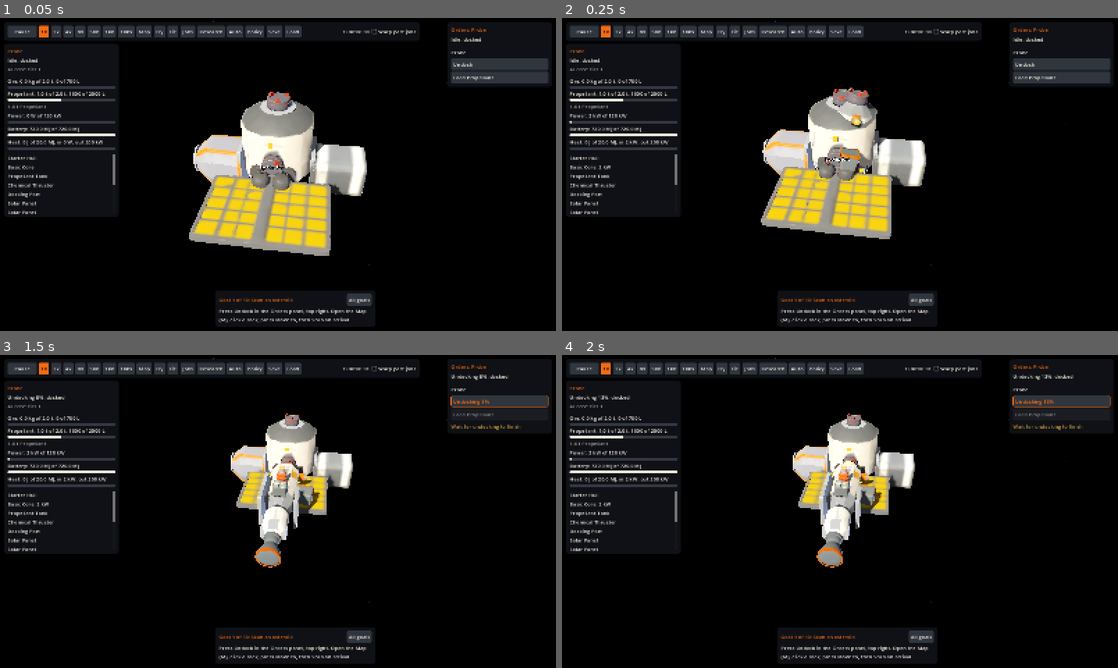
Above: before the commit, frames 1-4 (two rows, left to right).
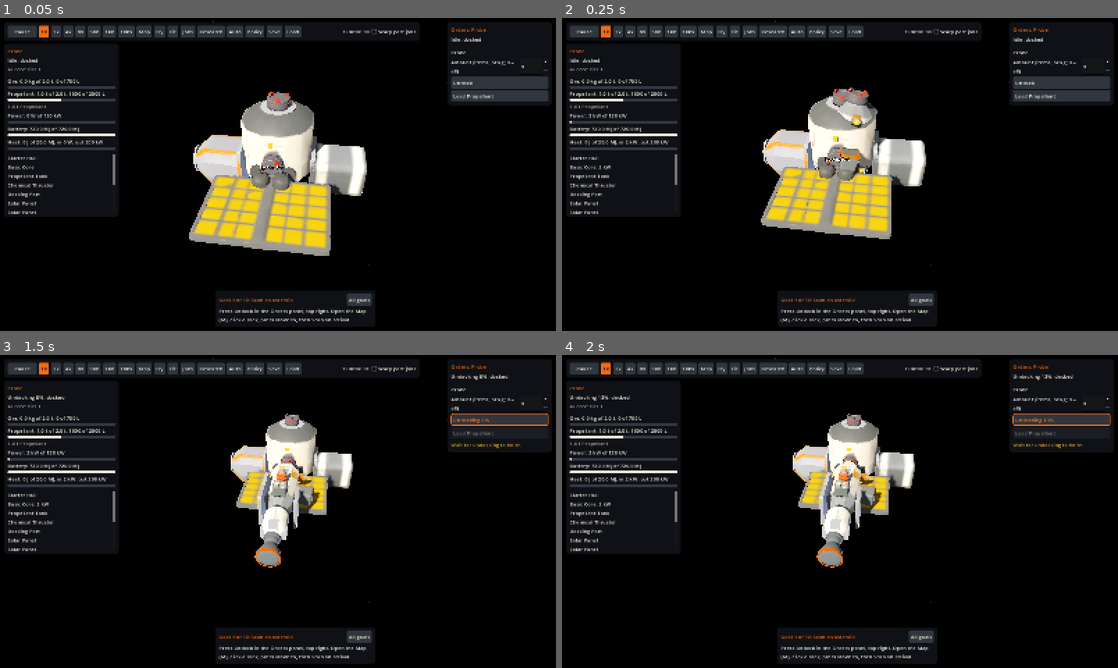
Above: after the commit, the same moments.

Repository: Tunje/spacejunk
Game: Godot game, scene res://client/main.tscn
Same seed, same stepped clock (60 frames per second), same inputs: the game is played once before the commit and once after it.
Inputs:
- Up to frame 1 (0.05 s): no input
- Up to frame 2 (0.25 s): no input
- Up to frame 3 (1.5 s): click "Undock" at 0.5 s; click "1x" at 1.25 s
- Up to frame 4 (2 s): no input

The runs differ from the first frame. In frame 1, 1.8% of the frame differs, in the area x 81-99%, y 12-27%; in frame 2, 1.8%; in frame 3, 1.9%, in the area x 81-99%, y 12-30%; in frame 4, 1.9%.

Commit message:
Take command of any unit, stations included; amounts for Unload and Load; Frost landing advice in the research hint (D31)
Selecting a station still targets it (to dock at it); the order panel offers
Take command of it, after which its orders, Auto's assign core among them, go to
it. Unload and Load take an amount, whole items or kilograms, all by default.

Co-Authored-By: Claude Opus 5.5 <noreply@anthropic.com>

Diff:
--- a/client/ui/goal_tracker.gd
+++ b/client/ui/goal_tracker.gd
@@ -50,7 +50,7 @@
 	{ "id": "haul", "title": "Haul ore to the station",
 		"hint": "With the probe docked at your station, Unload ore into it. Fit an Ore Storage first if the station has no ore hold." },
 	{ "id": "research", "title": "Prove a new tech",
-		"hint": "Fit a Research Lab and a Basic Core on the statio …(171 unchanged characters)…  prototype and bench-test it at the lab." },
+		"hint": "Fit a Research Lab and a Basic Core on the statio …(171 unchanged characters)…  prototype and bench-test it at the lab. To land on Frost too, fill the tank from White Rock's ice first, empty the goods hold, and leave straight from the station: the landing and the climb back take most of a tank." },
 	{ "id": "drone", "title": "Build a mining drone",
 		"hint": "Fabricate a Small Craft: it appears bare at a free port. Fabricate a Small Solar Panel, Small Heat Radiator, Small Propellant Tank, Small Thruster, Small Ore Container and Small Mining Laser, and fit them in that order with Fit (G). The thruster goes under the tank." },
 	{ "id": "handover", "title": "Hand the job to an AI core",
--- a/client/ui/order_list.gd
+++ b/client/ui/order_list.gd
@@ -103,6 +103,16 @@
 			_add(orders, label, commanded, "measure", { "target": body, "kind": kind }, "Measure %s" % kind)
 
 
+## Sets how much an Unload or Load moves: `count` whole items for an item with a
+## unit mass, otherwise `count` kilograms; 0 leaves it out, which moves all that fits.
+static func set_amount(command: Dictionary, count: int, items: Dictionary) -> void:
+	command["args"].erase("grams")
+	if count <= 0:
+		return
+	var unit_g: int = items.get(command["args"]["item"], {}).get("unit_mass_g", 0)
+	command["args"]["grams"] = count * (unit_g if unit_g > 0 else 1000)
+
+
 static func _add(orders: Array[Dictionary], label: String, unit: int, type: String, args: Dictionary, key: String = "") -> void:
 	orders.append({
 		"key": label if key.is_empty() else key, "label": label,
--- a/client/ui/order_panel.gd
+++ b/client/ui/order_panel.gd
@@ -11,6 +11,12 @@
 var _modules: Dictionary = {}
 var _items: Dictionary = {}
 var _science: Dictionary = {}
+## Unload and Load move this much: a count for whole items (processors, parts), kilograms
+## for bulk cargo, or everything at 0.
+var amount: SpinBox
+## "Take command of <unit>", for a selected unit that isn't the one given orders.
+var take_command: Button
+var _amount_row: HBoxContainer
 var _orders: Array[Dictionary] = []
 var _buttons: Dictionary = {}
 ## An atomic order just pressed, shown as started until the next tick runs it.
@@ -38,6 +44,24 @@
 	_selection_label = _add_label(column)
 	_detail_label = _add_label(column)
 	_detail_label.modulate = ClientTheme.MID_GREY.lightened(0.3)
+	take_command = Button.new()
+	take_command.focus_mode = Control.FOCUS_NONE
+	take_command.alignment = HORIZONTAL_ALIGNMENT_LEFT
+	take_command.visible = false
+	take_command.pressed.connect(func() -> void: local_view.command(local_view.selected_id))
+	column.add_child(take_command)
+	_amount_row = HBoxContainer.new()
+	_amount_row.visible = false
+	column.add_child(_amount_row)
+	var amount_label := _add_label(_amount_row)
+	amount_label.text = "Amount (items, or kg; 0 = all)"
+	amount_label.size_flags_horizontal = Control.SIZE_EXPAND_FILL
+	amount = SpinBox.new()
+	amount.min_value = 0
+	amount.max_value = 1_000_000
+	amount.value = 0
+	amount.value_changed.connect(func(_value: float) -> void: refresh())
+	_amount_row.add_child(amount)
 	_button_box = VBoxContainer.new()
 	_button_box.add_theme_constant_override("separation", 4)
 	column.add_child(_button_box)
@@ -74,6 +98,16 @@
 	_detail_label.text = _selection_detail(view)
 	_detail_label.visible = not _detail_label.text.is_empty()
 	_orders = OrderList.build(view, _modules, _items, commanded, local_view.selected_kind, local_view.selected_id, _science)
+	var moves := false
+	for order: Dictionary in _orders:
+		if ["unload_cargo", "load_cargo"].has(order["command"]["type"]):
+			moves = true
+			OrderList.set_amount(order["command"], int(amount.value), _items)
+	_amount_row.visible = moves
+	var other: bool = local_view.selected_kind == "unit" and local_view.selected_id != commanded 		and view["units"].has(local_view.selected_id)
+	take_command.visible = other
+	if other:
+		take_command.text = "Take command of %s" % view["units"][local_view.selected_id]["name"]
 	_sync_buttons()
 
 
--- a/client/view/local_view.gd
+++ b/client/view/local_view.gd
@@ -198,6 +198,16 @@
 			crafts[id].highlight(part)
 		if bridge.current_view["units"][id]["kind"] != "station":
 			commanded_unit = id
+	selection_changed.emit()
+
+
+## Makes any unit the one given orders, stations included. Selecting a ship does
+## this by itself; a station is selected as a target (to dock at, say) until the
+## player takes command of it.
+func command(id: int) -> void:
+	if not bridge.current_view["units"].has(id):
+		return
+	commanded_unit = id
 	selection_changed.emit()
 
 
--- /dev/null
+++ b/tests/client/test_command_and_amount.gd
@@ -0,0 +1,87 @@
+extends GutTest
+## D31's rulings: every unit can be given orders, stations included, through "Take
+## command of …" (selecting a station still targets it, to dock at say); and Unload
+## and Load take an amount, all by default. On the real reference start.
+
+var main: Node
+var bridge: SimBridge
+var view: LocalView
+var panel: OrderPanel
+var ship := 0
+var station := 0
+
+
+func before_each() -> void:
+	main = load("res://client/main.tscn").instantiate()
+	main.scenario = "reference"
+	add_child_autofree(main)
+	bridge = main.get_node("Bridge")
+	bridge.set_paused(true)
+	view = main.local_view
+	panel = main.order_panel
+	for id: int in bridge.current_view["units"]:
+		if bridge.current_view["units"][id]["kind"] == "station":
+			station = id
+		else:
+			ship = id
+
+
+func _step() -> void:
+	bridge.set_paused(false)
+	bridge.advance(1.0 / bridge.ticks_per_second())
+	bridge.set_paused(true)
+
+
+func test_a_station_is_targeted_on_select_and_commanded_on_request() -> void:
+	view.select("unit", station, 0)
+	assert_eq(view.commanded_unit, ship, "selecting it still targets it")
+	assert_true(panel.take_command.visible)
+	assert_eq(panel.take_command.text, "Take command of %s" % bridge.current_view["units"][station]["name"])
+	panel.take_command.pressed.emit()
+	assert_eq(view.commanded_unit, station)
+	assert_string_starts_with(panel._commanded_label.text, "Orders: %s" % bridge.current_view["units"][station]["name"])
+	assert_false(panel.take_command.visible, "it is the one in command now")
+
+
+func test_auto_assigns_a_core_on_a_commanded_station() -> void:
+	view.select("unit", station, 0)
+	panel.take_command.pressed.emit()
+	var core := 0
+	for part: Dictionary in InspectText.flatten(bridge.current_view["units"][station]["parts"]):
+		if bridge.defs()["modules"][part["def"]]["capabilities"].has("ai_core"):
+			core = part["id"]
+	assert_ne(core, 0, "the station has a core part")
+	main.automation_screen.assign(core)
+	_step()
+	assert_eq(int(bridge.current_view["units"][station]["core"]), core, "Auto assigned the station's own core")
+
+
+func test_an_amount_moves_whole_items_or_kilograms() -> void:
+	var items := { "processor": { "unit_mass_g": 5000 }, "hematite": {} }
+	var unload := { "type": "unload_cargo", "unit": 1, "args": { "to": 2, "item": "processor" } }
+	OrderList.set_amount(unload, 10, items)
+	assert_eq(unload["args"]["grams"], 50_000, "10 processors")
+	var ore := { "type": "unload_cargo", "unit": 1, "args": { "to": 2, "item": "hematite" } }
+	OrderList.set_amount(ore, 150, items)
+	assert_eq(ore["args"]["grams"], 150_000, "150 kg")
+	OrderList.set_amount(ore, 0, items)
+	assert_false(ore["args"].has("grams"), "0 is all")
+
+
+func test_load_moves_only_the_amount_asked() -> void:
+	bridge.sim._state["units"][ship]["inventory"]["propellant"] = 0
+	_step()
+	view.select("", 0, 0)
+	assert_true(panel._amount_row.visible, "docked, with Load on offer")
+	panel.amount.value = 100
+	var key := ""
+	for order: Dictionary in panel._orders:
+		if order["command"]["type"] == "load_cargo":
+			key = order["key"]
+	assert_ne(key, "")
+	assert_true(panel.press(key))
+	for i in 300:
+		_step()
+		if bridge.current_view["units"][ship]["op"]["type"] == "idle":
+			break
+	assert_eq(bridge.current_view["units"][ship]["inventory"].get("propellant", 0), 100_000, "100 kg, not a full tank")
Not shown, added: tests/client/test_command_and_amount.gd.uid
